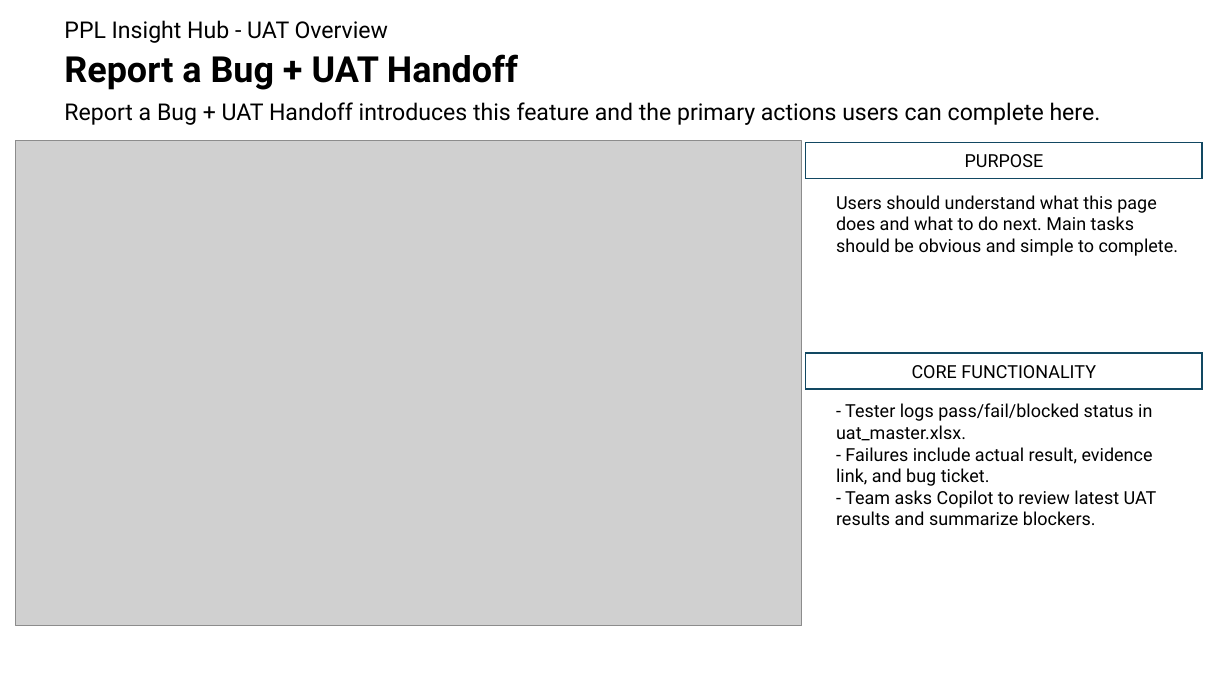
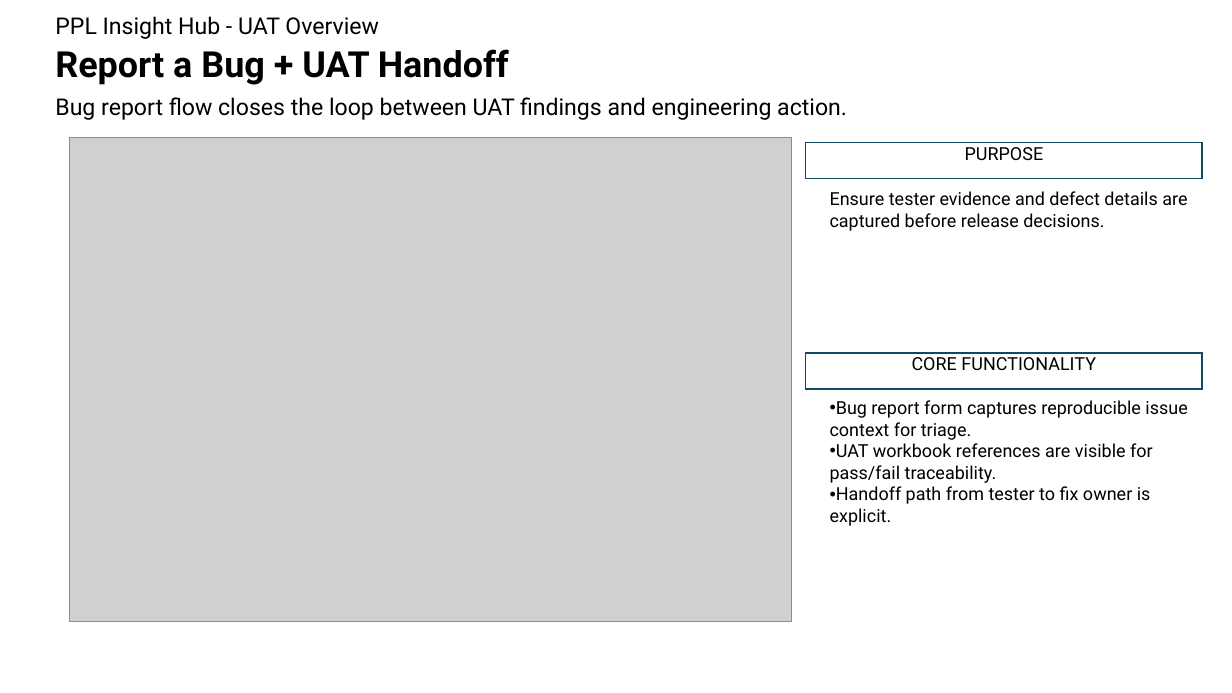
Before and after one commit to NPGrant81/fantasy-football-pi, a slide deck: slide 23 of docs/uat/uat_overview.pptx. Drawn at 1232x693 pixels with LibreOffice and Linux fonts; fonts in the diff are those of the drawing; grey boxes stand for pictures. Boxes give left, top, right and bottom in pixels: in the first picture for what was removed or moved away, otherwise in the second. Text is boxed around its words. In the diff, an @@ line names an element or a change of style, - is before the commit and + after.

Commit message:
Refresh UAT deck assets and capture automation

```diff
--- a/docs/uat/uat_overview.pptx
+++ b/docs/uat/uat_overview.pptx
@@ text "PPL Insight Hub - UAT ...": place and size @@
-text "PPL Insight Hub - UAT ..." at [64, 20, 389, 43]
+text "PPL Insight Hub - UAT ..." at [55, 16, 379, 39]
@@ text "Report a Bug + UAT ...": place and size @@
-text "Report a Bug + UAT ..." at [64, 54, 518, 90]
+text "Report a Bug + UAT ..." at [55, 49, 509, 85]
@@ text at [55, 97, 847, 120]: text changed @@
-Report a Bug + UAT Handoff introduces this feature and the primary actions users can complete here.
+Bug report flow closes the loop between UAT findings and engineering action.
@@ picture: place and size @@
-picture at [16, 140, 802, 626]
+picture at [69, 138, 792, 622]
@@ rectangle "PURPOSE" at [806, 142, 1202, 178]: vertical alignment middle to top @@
@@ text at [830, 191, 1187, 231]: text changed @@
-Users should understand what this page does and what to do next. Main tasks should be obvious and simple to complete.
+Ensure tester evidence and defect details are captured before release decisions.
@@ rectangle "CORE FUNCTIONALITY" at [806, 353, 1202, 389]: vertical alignment middle to top @@
@@ text at [830, 400, 1187, 526]: text changed @@
-- Tester logs pass/fail/blocked status in uat_master.xlsx.
-- Failures include actual result, evidence link, and bug ticket.
-- Team asks Copilot to review latest UAT results and summarize blockers.
+• Bug report form captures reproducible issue context for triage.
+• UAT workbook references are visible for pass/fail traceability.
+• Handoff path from tester to fix owner is explicit.
```
Also in this commit, not shown: 24 other slides changed, 8 slides added, 3 other files.
